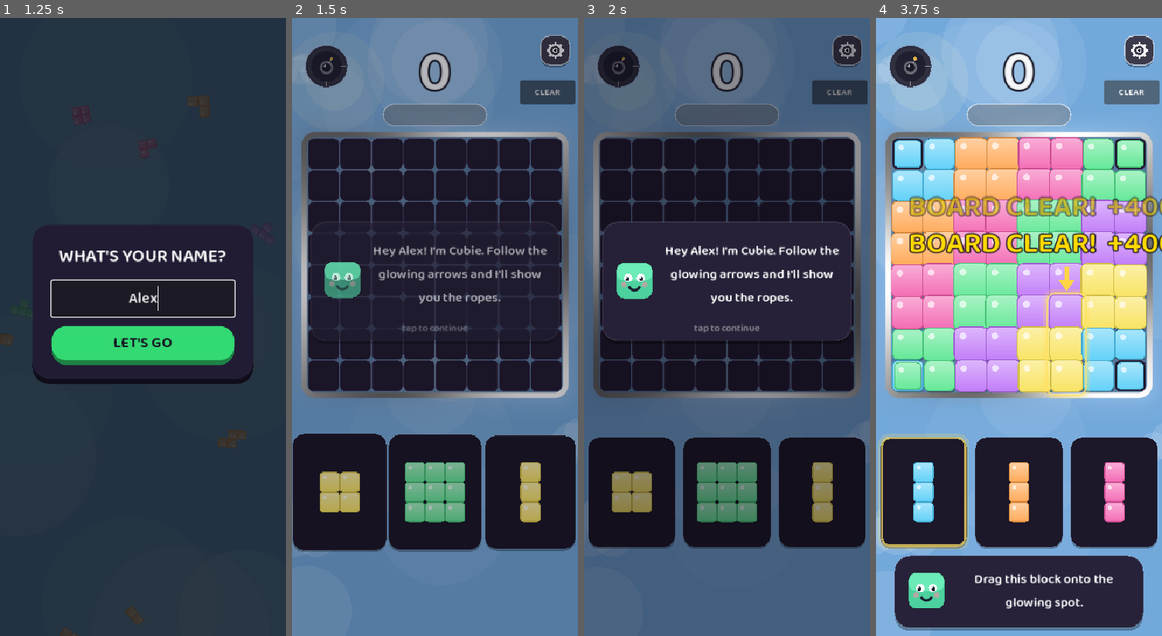
Above: before the commit, frames 1-4 (left to right).
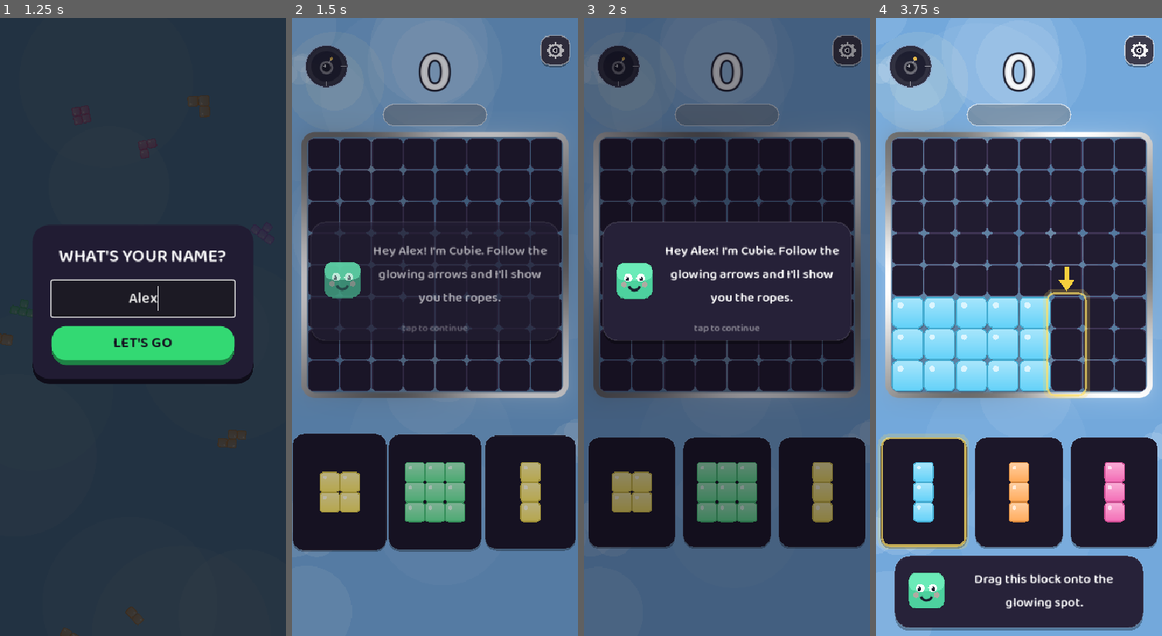
Above: after the commit, the same moments.

Repository: XSideZ/stax-game
Game: Godot game, scene res://scenes/MainMenu.tscn
Two runs of this game, one before a commit and one after it. Both use one fixed random seed, a clock stepped at 60 frames per second and the inputs below.
Inputs (mouse positions are in pixels of both pictures, inside the frame that each line leads up to):
- Up to frame 1 (1.25 s): click (143, 296) at 0.52 s; type "Alex" at 0.6 s
- Up to frame 2 (1.5 s): click "LET'S GO" at 1.25 s
- Up to frame 3 (2 s): no input
- Up to frame 4 (3.75 s): click (1130, 92) at 2 s, where only the run before the commit has a clickable "CLEAR"; click (1130, 92) at 2.75 s, where only the run before the commit has a clickable "CLEAR"; click (1130, 92) at 3.5 s, where only the run before the commit has a clickable "CLEAR"

Frame 1 is identical in both runs. In frame 2, 0.8% of the frame differs, in the area x 79-100%, y 10-14%; in frame 3, 0.8%; in frame 4, 37%, in the area x 5-100%, y 10-61%.

Commit message:
Remove temp dev CLEAR button
Strip the board-clear FX test button (and its handlers) so it no longer
ships. Board clears trigger the FX normally in-game.

Co-Authored-By: Claude Opus 4.8 (1M context) <noreply@anthropic.com>

Diff:
--- a/scripts/Game.gd
+++ b/scripts/Game.gd
@@ -257,7 +257,6 @@
 		_spawn_pieces()
 	_refresh_best()
 	Sfx.update_music()
-	_add_dev_clear_button()
 	if GameState.tutorial_active:
 		_start_tutorial()
 
@@ -2118,21 +2117,6 @@
 			"gravity":      _fx_gravity(e, p)
 			"pixel_art":    _fx_pixel_art(e, p)
 
-# ── TEMP dev tool: button that simulates a board clear to test the clear FX ────
-func _add_dev_clear_button() -> void:
-	var b := Button.new()
-	b.text = "CLEAR"
-	b.position = Vector2(330, 90)
-	b.size = Vector2(80, 32)
-	b.add_theme_font_size_override("font_size", 13)
-	ui.add_child(b)
-	b.pressed.connect(_dev_test_board_clear)
-
-func _dev_test_board_clear() -> void:
-	Sfx.play_board_clear()
-	_show_board_clear_popup()
-	_trigger_board_clear_fx()
-
 # Board-clear flourish: the WHOLE board fills with a colourful pixel pattern made
 # of the CURRENT skin's own blocks (every skin gets it for free), held a beat,
 # then popped away — under 2s. Every pattern covers all 64 cells and uses as many
